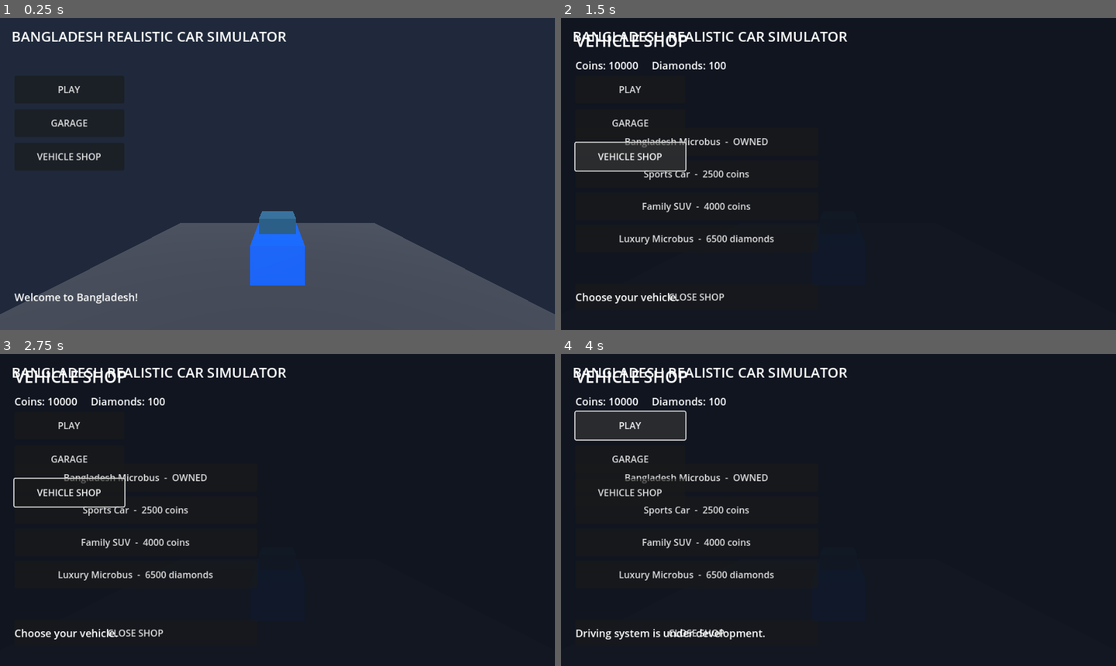
Above: before the commit, frames 1-4 (two rows, left to right).
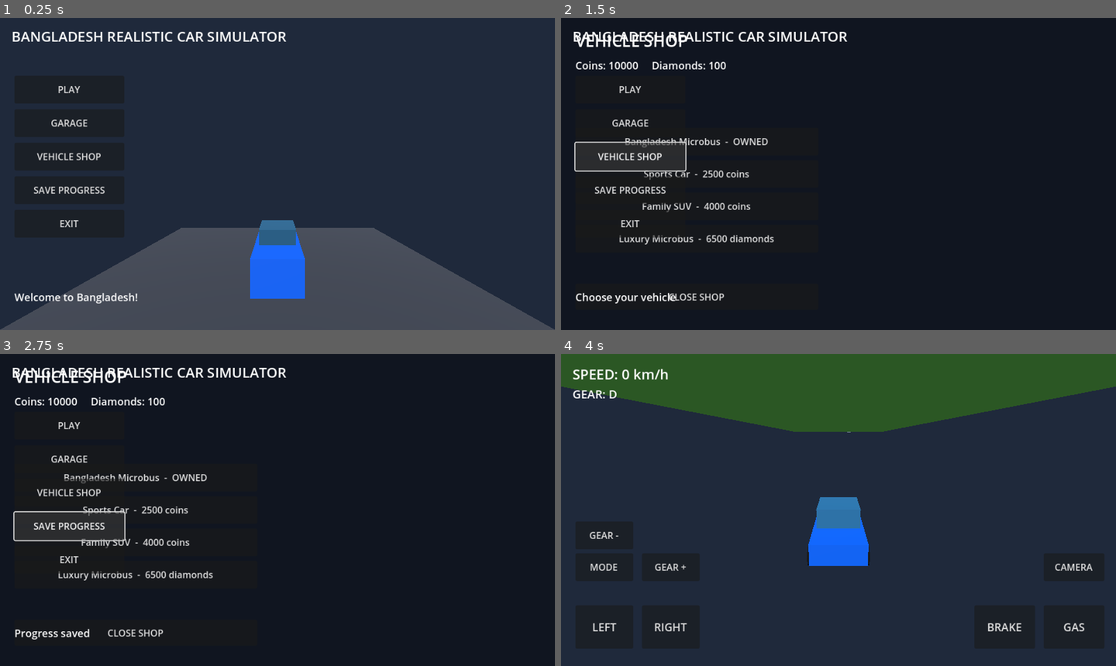
Above: after the commit, the same moments.

Repository: khaledhasanmd013/Bangladesh-Realistic-Car-Simulator
Game: Godot game, scene res://main.tscn
Same seed, same stepped clock (60 frames per second), same inputs: the game is played once before the commit and once after it.
Inputs (mouse positions are in pixels of both pictures, inside the frame that each line leads up to):
- Up to frame 1 (0.25 s): no input
- Up to frame 2 (1.5 s): click "GARAGE" at 0.5 s; click "VEHICLE SHOP" at 1.25 s
- Up to frame 3 (2.75 s): click (66, 525) at 2 s, where only the run after the commit has a clickable "SAVE PROGRESS"
- Up to frame 4 (4 s): click "PLAY" at 2.75 s; click (627, 425) at 3.5 s, where only the run before the commit has a clickable "PLAY"

The runs differ from the first frame. In frame 1, 3.7% of the frame differs, in the area x 0-100%, y 53-100%; in frame 2, 0.3%; in frame 3, 1.2%; in frame 4, 88%, in the area x 0-100%, y 0-100%.

Commit message:
Update main.gd

Diff:
--- a/main.gd
+++ b/main.gd
@@ -1,16 +1,35 @@
-
 extends Node3D
 
 var garage: VehicleGarage
 var shop: VehicleShop
 var info_label: Label
 
+var driving_car: CarController
+var driving_controls: MobileControls
+var driving_layer: CanvasLayer
+var main_menu_layer: CanvasLayer
+
+var road_manager: RoadManager
+var traffic_vehicles: Array[Node3D] = []
+var traffic_speeds: Array[float] = []
+
+var game_started := false
+var player_coins := 10000
+var player_diamonds := 100
+var player_level := 1
+var player_xp := 0
+
+const SAVE_PATH := "user://player_progress.save"
+
+
 func _ready() -> void:
+    load_progress()
     create_environment()
     create_garage_system()
     create_shop_system()
     create_main_menu()
 
+
 func create_environment() -> void:
     var world := WorldEnvironment.new()
     var env := Environment.new()
@@ -18,7 +37,7 @@
     env.background_mode = Environment.BG_COLOR
     env.background_color = Color(0.12, 0.16, 0.23)
     env.ambient_light_source = Environment.AMBIENT_SOURCE_COLOR
-    env.ambient_light_color = Color(0.75, 0.78, 0.85)
+    env.ambient_light_color = Color(0.8, 0.8, 0.85)
     env.ambient_light_energy = 0.8
 
     world.environment = env
@@ -26,90 +45,287 @@
 
     var sun := DirectionalLight3D.new()
     sun.rotation_degrees = Vector3(-45, -30, 0)
-    sun.light_energy = 1.3
+    sun.light_energy = 1.2
     add_child(sun)
 
     var camera := Camera3D.new()
-    camera.position = Vector3(0, 4.5, 10)
+    camera.position = Vector3(0, 5, 10)
     camera.look_at(Vector3(0, 1, 0))
     camera.current = true
     add_child(camera)
 
+
 func create_garage_system() -> void:
     garage = VehicleGarage.new()
     add_child(garage)
-
-    garage.display_vehicle(
-        VehicleData.get_vehicle(0)
-    )
+    garage.display_vehicle(VehicleData.get_vehicle(0))
+
 
 func create_shop_system() -> void:
     shop = VehicleShop.new()
-    shop.set_anchors_and_offsets_preset(
-        Control.PRESET_FULL_RECT
-    )
-
+    shop.set_anchors_and_offsets_preset(Control.PRESET_FULL_RECT)
     add_child(shop)
+
     shop.vehicle_selected.connect(_on_vehicle_selected)
     shop.hide()
 
+
 func create_main_menu() -> void:
-    var layer := CanvasLayer.new()
-    add_child(layer)
+    main_menu_layer = CanvasLayer.new()
+    add_child(main_menu_layer)
 
     var title := Label.new()
     title.text = "BANGLADESH REALISTIC CAR SIMULATOR"
     title.position = Vector2(20, 15)
     title.add_theme_font_size_override("font_size", 24)
-    title.add_theme_color_override(
-        "font_color", Color.WHITE
-    )
-    layer.add_child(title)
+    title.add_theme_color_override("font_color", Color.WHITE)
+    main_menu_layer.add_child(title)
 
     var menu := VBoxContainer.new()
     menu.position = Vector2(25, 100)
     menu.add_theme_constant_override("separation", 10)
-    layer.add_child(menu)
+    main_menu_layer.add_child(menu)
 
     add_menu_button(menu, "PLAY", start_game)
     add_menu_button(menu, "GARAGE", open_garage)
     add_menu_button(menu, "VEHICLE SHOP", open_shop)
+    add_menu_button(menu, "SAVE PROGRESS", save_progress)
+    add_menu_button(menu, "EXIT", exit_game)
 
     info_label = Label.new()
     info_label.position = Vector2(25, 470)
     info_label.add_theme_font_size_override("font_size", 18)
-    info_label.add_theme_color_override(
-        "font_color", Color.WHITE
-    )
+    info_label.add_theme_color_override("font_color", Color.WHITE)
     info_label.text = "Welcome to Bangladesh!"
-    layer.add_child(info_label)
-
-func add_menu_button(
-    parent: VBoxContainer,
-    button_text: String,
-    action: Callable
-) -> void:
+    main_menu_layer.add_child(info_label)
+
+
+func add_menu_button(parent: VBoxContainer, caption: String, action: Callable) -> void:
     var button := Button.new()
-    button.text = button_text
+    button.text = caption
     button.custom_minimum_size = Vector2(190, 48)
     button.pressed.connect(action)
     parent.add_child(button)
 
+
 func open_garage() -> void:
     shop.hide()
-    info_label.text = "Welcome to the vehicle garage."
+    garage.show()
+    info_label.text = "Vehicle Garage"
+
 
 func open_shop() -> void:
+    garage.hide()
     shop.show()
-    info_label.text = "Choose your vehicle."
+    info_label.text = "Choose your vehicle"
+
 
 func start_game() -> void:
-    info_label.text = "Driving system is under development."
-
-func _on_vehicle_selected(
-    index: int,
-    vehicle: Dictionary
-) -> void:
+    if game_started:
+        return
+
+    game_started = true
+    shop.hide()
+    garage.hide()
+    main_menu_layer.hide()
+
+    create_road_system()
+    create_buildings()
+    create_traffic()
+
+    driving_car = CarController.new()
+    driving_car.position = Vector3(0, 0.1, 5)
+    add_child(driving_car)
+
+    driving_layer = CanvasLayer.new()
+    add_child(driving_layer)
+
+    driving_controls = MobileControls.new()
+    driving_layer.add_child(driving_controls)
+
+    driving_controls.throttle_changed.connect(driving_car.set_throttle)
+    driving_controls.brake_changed.connect(driving_car.set_brake)
+    driving_controls.steering_changed.connect(driving_car.set_steering)
+    driving_controls.camera_pressed.connect(driving_car.change_camera)
+    driving_controls.gear_mode_pressed.connect(driving_car.toggle_gear_mode)
+    driving_controls.gear_up_pressed.connect(driving_car.shift_gear_up)
+    driving_controls.gear_down_pressed.connect(driving_car.shift_gear_down)
+
+
+func create_road_system() -> void:
+    road_manager = RoadManager.new()
+    add_child(road_manager)
+
+
+func create_buildings() -> void:
+    for i in range(12):
+        var z_position := -20.0 - float(i) * 22.0
+
+        create_building(
+            Vector3(-13, 0, z_position),
+            Vector3(5, 7 + float(i % 3) * 2, 8),
+            Color(0.72, 0.62, 0.48)
+        )
+
+        create_building(
+            Vector3(13, 0, z_position - 8),
+            Vector3(5, 5 + float(i % 2) * 2, 7),
+            Color(0.65, 0.72, 0.78)
+        )
+
+
+func create_building(pos: Vector3, dimensions: Vector3, building_color: Color) -> void:
+    var building := MeshInstance3D.new()
+    var mesh := BoxMesh.new()
+    mesh.size = dimensions
+    building.mesh = mesh
+    building.position = pos + Vector3(0, dimensions.y / 2.0, 0)
+
+    var material := StandardMaterial3D.new()
+    material.albedo_color = building_color
+    material.roughness = 0.9
+    building.material_override = material
+
+    add_child(building)
+
+    # সামনের দিকে একটি দরজার মতো অংশ
+    var door := MeshInstance3D.new()
+    var door_mesh := BoxMesh.new()
+    door_mesh.size = Vector3(1.0, 2.0, 0.12)
+    door.mesh = door_mesh
+    door.position = building.position + Vector3(0, -dimensions.y / 2.0 + 1.0, dimensions.z / 2.0 + 0.08)
+
+    var door_material := StandardMaterial3D.new()
+    door_material.albedo_color = Color(0.25, 0.14, 0.08)
+    door.material_override = door_material
+    add_child(door)
+
+
+func create_traffic() -> void:
+    var types := [
+        {"name": "BUS", "color": Color(0.9, 0.65, 0.08), "speed": 10.0},
+        {"name": "TRUCK", "color": Color(0.25, 0.35, 0.55), "speed": 8.0},
+        {"name": "CAR", "color": Color(0.8, 0.12, 0.12), "speed": 14.0},
+        {"name": "CNG", "color": Color(0.1, 0.65, 0.25), "speed": 7.0},
+        {"name": "VAN", "color": Color(0.75, 0.75, 0.72), "speed": 9.0}
+    ]
+
+    for i in range(10):
+        var traffic_type: Dictionary = types[i % types.size()]
+        var vehicle := create_traffic_vehicle(
+            traffic_type["name"],
+            traffic_type["color"]
+        )
+
+        vehicle.position = Vector3(
+            -3.5 if i % 2 == 0 else 3.5,
+            0.6,
+            -25.0 - float(i) * 24.0
+        )
+
+        traffic_vehicles.append(vehicle)
+        traffic_speeds.append(float(traffic_type["speed"]))
+        add_child(vehicle)
+
+
+func create_traffic_vehicle(vehicle_name: String, vehicle_color: Color) -> Node3D:
+    var vehicle := Node3D.new()
+
+    var body := MeshInstance3D.new()
+    var body_mesh := BoxMesh.new()
+
+    if vehicle_name == "BUS":
+        body_mesh.size = Vector3(2.5, 2.8, 7.0)
+    elif vehicle_name == "TRUCK":
+        body_mesh.size = Vector3(2.5, 2.5, 6.0)
+    elif vehicle_name == "CNG":
+        body_mesh.size = Vector3(1.5, 1.6, 2.5)
+    else:
+        body_mesh.size = Vector3(2.0, 1.5, 4.0)
+
+    body.mesh = body_mesh
+    body.position.y = 0.8
+
+    var material := StandardMaterial3D.new()
+    material.albedo_color = vehicle_color
+    body.material_override = material
+
+    vehicle.add_child(body)
+
+    return vehicle
+
+
+func _process(delta: float) -> void:
+    if game_started:
+        update_traffic(delta)
+        update_driving_hud()
+
+
+func update_traffic(delta: float) -> void:
+    for i in range(traffic_vehicles.size()):
+        var vehicle := traffic_vehicles[i]
+
+        if not is_instance_valid(vehicle):
+            continue
+
+        vehicle.position.z -= traffic_speeds[i] * delta
+
+        if vehicle.position.z < -280.0:
+            vehicle.position.z = 30.0 + float(i) * 15.0
+
+
+func update_driving_hud() -> void:
+    if is_instance_valid(driving_car) and is_instance_valid(driving_controls):
+        driving_controls.update_hud(
+            driving_car.get_speed_kmh(),
+            driving_car.get_current_gear()
+        )
+
+
+func _on_vehicle_selected(index: int, vehicle: Dictionary) -> void:
     garage.display_vehicle(vehicle)
+    garage.show()
     shop.hide()
-    info_label.text = "Selected: " + vehicle["name"]
+    info_label.text = "Selected: " + str(vehicle.get("name", "Vehicle"))
+
+
+func save_progress() -> void:
+    var data := {
+        "coins": player_coins,
+        "diamonds": player_diamonds,
+        "level": player_level,
+        "xp": player_xp
+    }
+
+    var file := FileAccess.open(SAVE_PATH, FileAccess.WRITE)
+
+    if file == null:
+        info_label.text = "Could not save progress"
+        return
+
+    file.store_var(data)
+    file.close()
+    info_label.text = "Progress saved"
+
+
+func load_progress() -> void:
+    if not FileAccess.file_exists(SAVE_PATH):
+        return
+
+    var file := FileAccess.open(SAVE_PATH, FileAccess.READ)
+
+    if file == null:
+        return
+
+    var data: Variant = file.get_var()
+    file.close()
+
+    if data is Dictionary:
+        player_coins = int(data.get("coins", 10000))
+        player_diamonds = int(data.get("diamonds", 100))
+        player_level = int(data.get("level", 1))
+        player_xp = int(data.get("xp", 0))
+
+
+func exit_game() -> void:
+    get_tree().quit()
